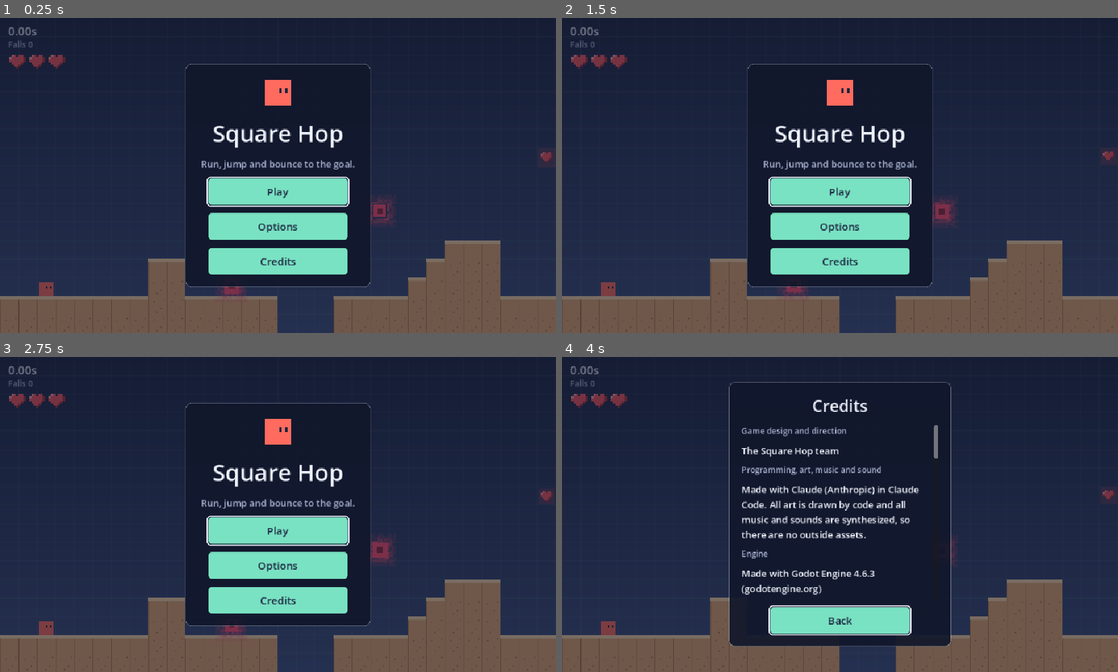
Above: before the commit, frames 1-4 (two rows, left to right).
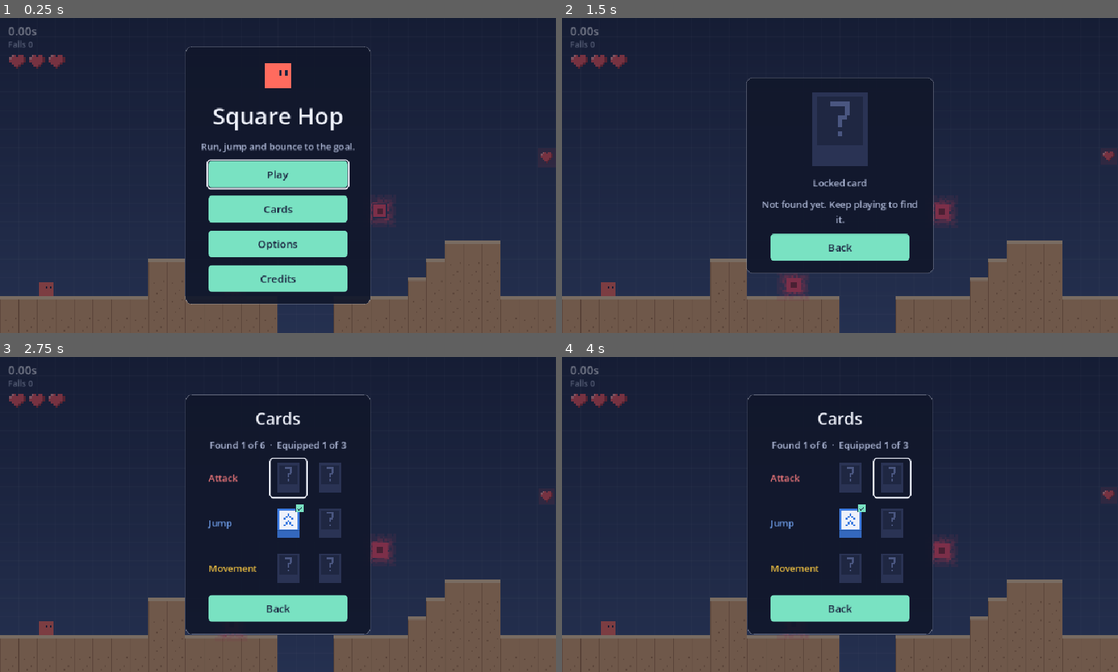
Above: after the commit, the same moments.

Repository: Wut-Lab/Gdtest
Game: Godot game, scene res://scenes/main.tscn
The game is run twice, just before and just after one commit, with the same random seed, the same clock (stepped at 60 frames per second) and the same inputs.
Inputs (mouse positions are in pixels of both pictures, inside the frame that each line leads up to):
- Up to frame 1 (0.25 s): no input
- Up to frame 2 (1.5 s): click (840, 210) at 0.5 s, where only the run after the commit has a clickable "Cards"; click (851, 137) at 1.27 s
- Up to frame 3 (2.75 s): click (278, 586) at 2 s, where only the run after the commit has a clickable "Back"
- Up to frame 4 (4 s): click (890, 476) at 2.77 s; click "Credits" (after the commit: "Back") at 3.5 s

The runs differ from the first frame. In frame 1, 10% of the frame differs, in the area x 33-67%, y 9-91%; in frame 2, 10%; in frame 3, 9.7%; in frame 4, 11%, in the area x 30-70%, y 7-92%.

Commit message:
Add saved card collection: Cards screen on the main menu, equip up to 3, found cards kept for good
New saves start with Double Jump. The bot plays with no cards.

Co-Authored-By: Claude Opus 5.5 <noreply@anthropic.com>
Claude-Session: https://claude.ai/code/session_013BExeNvw9cRKcGMw9Cx8kr

Diff:
--- /dev/null
+++ b/scripts/card_collection.gd
@@ -0,0 +1,70 @@
+class_name CardCollection
+extends RefCounted
+## The player's ability card collection, kept for good on this device.
+## owned: every card found so far. equipped: up to 3 of them, used on every run.
+## A new save starts with one free card (Double Jump) so the collection isn't empty.
+
+const PATH := "user://settings.cfg"
+const MAX_EQUIPPED := 3
+const STARTER := "double_jump"
+## Every card, grouped by type, in the order the collection screen shows them.
+const ALL := ["dash", "pound", "double_jump", "glide", "quick", "tele_hop"]
+
+static var owned: Array[String] = []
+static var equipped: Array[String] = []
+static var _loaded := false
+
+
+static func setup() -> void:
+	if _loaded:
+		return
+	_loaded = true
+	var cfg := ConfigFile.new()
+	if cfg.load(PATH) == OK and cfg.has_section_key("cards", "owned"):
+		owned.assign(cfg.get_value("cards", "owned", []))
+		equipped.assign(cfg.get_value("cards", "equipped", []))
+		owned = owned.filter(func(a: String) -> bool: return a in ALL)
+		equipped = equipped.filter(func(a: String) -> bool: return a in owned)
+	else:
+		owned.assign([STARTER])
+		equipped.assign([STARTER])
+		save()
+
+
+static func save() -> void:
+	var cfg := ConfigFile.new()
+	cfg.load(PATH)   # keep the other saved settings
+	cfg.set_value("cards", "owned", owned)
+	cfg.set_value("cards", "equipped", equipped)
+	cfg.save(PATH)
+
+
+static func owns(ability: String) -> bool:
+	return ability in owned
+
+
+static func is_equipped(ability: String) -> bool:
+	return ability in equipped
+
+
+## Adds a found card. Returns true if it's new. New cards are equipped if a slot is free.
+static func add(ability: String) -> bool:
+	if ability in owned:
+		return false
+	owned.append(ability)
+	if equipped.size() < MAX_EQUIPPED:
+		equipped.append(ability)
+	save()
+	return true
+
+
+## Equips or unequips an owned card. Returns false if all 3 slots are full.
+static func toggle_equip(ability: String) -> bool:
+	if ability in equipped:
+		equipped.erase(ability)
+	elif ability in owned and equipped.size() < MAX_EQUIPPED:
+		equipped.append(ability)
+	else:
+		return false
+	save()
+	return true
--- a/scripts/card_icon.gd
+++ b/scripts/card_icon.gd
@@ -2,10 +2,19 @@
 extends Control
 ## A card drawn in a menu: the card when something is equipped, or an empty outline.
 ## Big cards (card_scale above 1) also show the ability's name in their bottom bar.
+## Locked cards are a dark silhouette with a question mark; equipped ones get a green check.
 
 var ability := "":
 	set(v):
 		ability = v
+		queue_redraw()
+var locked := false:
+	set(v):
+		locked = v
+		queue_redraw()
+var equipped := false:
+	set(v):
+		equipped = v
 		queue_redraw()
 var card_scale := 1.0:
 	set(v):
@@ -21,8 +30,25 @@
 
 func _draw() -> void:
 	var c := size / 2.0
+	if locked:
+		draw_set_transform(c, 0.0, Vector2(card_scale, card_scale))
+		draw_rect(Rect2(-12, -16, 24, 32), Color("2a3354"))
+		draw_rect(Rect2(-10, -14, 20, 21), Color("1f2742"))
+		# A blocky question mark.
+		var q := Color("4a5680")
+		for r in [Rect2(-4, -12, 8, 2), Rect2(2, -10, 2, 4), Rect2(-1, -6, 4, 2), Rect2(-1, -4, 2, 3), Rect2(-1, 1, 2, 2)]:
+			draw_rect(r, q)
+		draw_set_transform(Vector2.ZERO)
+		return
 	if ability != "":
 		AbilityCard.draw_card(self, ability, c, card_scale, card_scale >= 2.5)
+		if equipped:
+			# Green check badge in the top-right corner.
+			var p := c + Vector2(12, -16) * card_scale
+			draw_rect(Rect2(p - Vector2(7, 7), Vector2(14, 14)), Color("1b2440"))
+			draw_rect(Rect2(p - Vector2(6, 6), Vector2(12, 12)), Color("79e2c2"))
+			for r in [Rect2(-4, 0, 2, 2), Rect2(-2, 2, 2, 2), Rect2(0, 0, 2, 2), Rect2(2, -2, 2, 2)]:
+				draw_rect(Rect2(p + r.position, r.size), Color("1b2440"))
 		return
 	# Empty slot: a dashed card outline.
 	var r := Rect2(c - Vector2(12, 16), Vector2(24, 32))
--- a/scripts/hud.gd
+++ b/scripts/hud.gd
@@ -107,7 +107,26 @@
 	retry_button.grab_focus()
 
 
-## Lists the ability cards collected this run.
+## A short message that floats in near the top of the screen and fades away.
+func toast(text: String) -> void:
+	var l := Label.new()
+	l.text = text
+	l.horizontal_alignment = HORIZONTAL_ALIGNMENT_CENTER
+	l.set_anchors_and_offsets_preset(Control.PRESET_CENTER_TOP)
+	l.offset_left = -240
+	l.offset_right = 240
+	l.offset_top = 70
+	l.add_theme_font_size_override("font_size", 20)
+	l.add_theme_color_override("font_outline_color", Color("1b2440"))
+	l.add_theme_constant_override("outline_size", 6)
+	add_child(l)
+	var tw := create_tween()
+	tw.tween_interval(2.2)
+	tw.tween_property(l, "modulate:a", 0.0, 0.6)
+	tw.tween_callback(l.queue_free)
+
+
+## Lists the ability cards equipped for this run.
 func set_cards(abilities: Array[String]) -> void:
 	var names := PackedStringArray()
 	for a in abilities:
--- a/scripts/main.gd
+++ b/scripts/main.gd
@@ -9,8 +9,6 @@
 const START_HEARTS := 3
 ## Heart pickups can take you above the starting amount, up to this.
 const MAX_HEARTS := 5
-## Ability cards equipped at once.
-const MAX_CARDS := 3
 
 @export var level_scene: PackedScene
 @export var player_scene: PackedScene
@@ -72,6 +70,7 @@
 ## or key press.
 func _start_music() -> void:
 	AudioSettings.setup()
+	CardCollection.setup()
 	var music := AudioStreamPlayer.new()
 	music.bus = AudioSettings.MUSIC_BUS
 	music.process_mode = Node.PROCESS_MODE_ALWAYS   # keeps playing in the pause menu
@@ -141,7 +140,7 @@
 	falls = 0
 	hits = 0
 	hearts = START_HEARTS
-	player.abilities.clear()   # cards last for one run, for now
+	player.abilities.assign(CardCollection.equipped)   # equipped from the collection
 	_show_abilities()
 	hud.set_hearts(hearts, START_HEARTS)
 	level.reset_pickups()
@@ -249,10 +248,14 @@
 
 
 func _on_card_collected(ability: String) -> void:
-	if ability not in player.abilities:
-		player.abilities.append(ability)
-		if player.abilities.size() > MAX_CARDS:
-			player.abilities.remove_at(0)   # only 3 equipped: the oldest card drops off
+	# Found cards join the collection for good. A new one is equipped now if a slot is free.
+	if CardCollection.add(ability):
+		var card_name: String = AbilityCard.NAMES[ability]
+		if CardCollection.is_equipped(ability):
+			player.abilities.assign(CardCollection.equipped)
+			hud.toast("New card: %s! Equipped." % card_name)
+		else:
+			hud.toast("New card: %s! Added to your collection." % card_name)
 	_show_abilities()
 
 
--- a/scripts/main_menu.gd
+++ b/scripts/main_menu.gd
@@ -1,7 +1,9 @@
 class_name MainMenu
 extends Control
 ## The title screen, shown when the game starts and after leaving a run.
-##   Main:    the player, the game's name, Play, Options, Credits
+##   Main:    the player, the game's name, Play, Cards, Options, Credits
+##   Cards:   the card collection: every card by type, locked ones as silhouettes
+##   Card:    one card up close, with what it does and Equip / Unequip
 ##   Credits: who and what made the game, and the engine's license
 ## Options opens the same Options page as the pause menu.
 
@@ -13,6 +15,13 @@
 
 var _pages := {}
 var _square: PlayerPreview
+var _count: Label
+var _icons := {}          # ability -> CardIcon in the collection grid
+var _big: CardIcon
+var _big_type: Label
+var _big_text: Label
+var _equip: Button
+var _shown := ""
 
 
 func _ready() -> void:
@@ -45,6 +54,7 @@
 	tagline.horizontal_alignment = HORIZONTAL_ALIGNMENT_CENTER
 	main.add_child(tagline)
 	_button(main, "Play", func() -> void: play_pressed.emit())
+	_button(main, "Cards", func() -> void: _open_collection())
 	_button(main, "Options", func() -> void: options_pressed.emit())
 	_button(main, "Credits", func() -> void: _show("Credits"))
 
@@ -75,7 +85,59 @@
 		+ "libraries; see godotengine.org/license.")
 	_button(credits, "Back", func() -> void: _show("Main"))
 
+	var cards := _page("Cards")
+	cards.add_child(_title("Cards"))
+	_count = Label.new()
+	_count.horizontal_alignment = HORIZONTAL_ALIGNMENT_CENTER
+	_count.add_theme_color_override("font_color", DIM)
+	cards.add_child(_count)
+	for type_name in ["attack", "jump", "movement"]:
+		var row := HBoxContainer.new()
+		row.add_theme_constant_override("separation", 12)
+		row.size_flags_horizontal = Control.SIZE_SHRINK_CENTER
+		var label := Label.new()
+		label.text = String(type_name).capitalize()
+		label.custom_minimum_size = Vector2(96, 0)
+		label.size_flags_vertical = Control.SIZE_SHRINK_CENTER
+		label.add_theme_color_override("font_color", AbilityCard.TYPE_COLORS[type_name].lightened(0.25))
+		row.add_child(label)
+		for a in CardCollection.ALL:
+			if AbilityCard.TYPES[a] != type_name:
+				continue
+			var b := Button.new()
+			b.flat = true
+			b.custom_minimum_size = Vector2(60, 64)
+			b.pressed.connect(_open_card.bind(a))
+			var icon := CardIcon.new()
+			icon.card_scale = 1.6
+			icon.ability = a
+			icon.set_anchors_and_offsets_preset(Control.PRESET_FULL_RECT)
+			b.add_child(icon)
+			row.add_child(b)
+			_icons[a] = icon
+		cards.add_child(row)
+	_button(cards, "Back", func() -> void: _show("Main"))
+
+	var card := _page("Card")
+	_big = CardIcon.new()
+	_big.card_scale = 4.0
+	_big.size_flags_horizontal = Control.SIZE_SHRINK_CENTER
+	card.add_child(_big)
+	_big_type = Label.new()
+	_big_type.horizontal_alignment = HORIZONTAL_ALIGNMENT_CENTER
+	card.add_child(_big_type)
+	_big_text = Label.new()
+	_big_text.autowrap_mode = TextServer.AUTOWRAP_WORD_SMART
+	_big_text.horizontal_alignment = HORIZONTAL_ALIGNMENT_CENTER
+	_big_text.custom_minimum_size = Vector2(280, 0)
+	_big_text.add_theme_color_override("font_color", DIM)
+	card.add_child(_big_text)
+	_equip = _button(card, "Equip", _toggle_equip)
+	_button(card, "Back", func() -> void: _open_collection())
+
 	panel.add_child(main)
+	panel.add_child(cards)
+	panel.add_child(card)
 	panel.add_child(credits)
 	open()
 
@@ -87,9 +149,64 @@
 
 
 func _unhandled_input(event: InputEvent) -> void:
-	if visible and event.is_action_pressed("ui_cancel") and _pages["Credits"].visible:
+	if not visible or not event.is_action_pressed("ui_cancel"):
+		return
+	if _pages["Card"].visible:
+		get_viewport().set_input_as_handled()
+		_open_collection()
+	elif _pages["Credits"].visible or _pages["Cards"].visible:
 		get_viewport().set_input_as_handled()
 		_show("Main")
+
+
+func _open_collection() -> void:
+	CardCollection.setup()
+	_count.text = "Found %d of %d  ·  Equipped %d of %d" % [CardCollection.owned.size(),
+		CardCollection.ALL.size(), CardCollection.equipped.size(), CardCollection.MAX_EQUIPPED]
+	for a in _icons:
+		_icons[a].locked = not CardCollection.owns(a)
+		_icons[a].equipped = CardCollection.is_equipped(a)
+	_show("Cards")
+	# Focus the card you were just looking at, or the first one.
+	_icons[_shown if _icons.has(_shown) else CardCollection.ALL[0]].get_parent().grab_focus()
+
+
+func _open_card(a: String) -> void:
+	_shown = a
+	var found := CardCollection.owns(a)
+	_big.ability = a
+	_big.locked = not found
+	var type_name: String = AbilityCard.TYPES[a]
+	_big_type.text = AbilityCard.TYPE_NAMES[type_name] if found else "Locked card"
+	_big_type.add_theme_color_override("font_color",
+		AbilityCard.TYPE_COLORS[type_name].lightened(0.25) if found else DIM)
+	_big_text.text = AbilityCard.DESCRIPTIONS[a] if found else "Not found yet. Keep playing to find it."
+	_equip.visible = found
+	_update_equip()
+	_show("Card")
+	if found:
+		_equip.grab_focus()
+
+
+func _update_equip() -> void:
+	var on := CardCollection.is_equipped(_shown)
+	var full := CardCollection.equipped.size() >= CardCollection.MAX_EQUIPPED
+	_big.equipped = on
+	_equip.text = "Unequip" if on else ("All 3 slots are full" if full else "Equip")
+	_equip.disabled = not on and full
+
+
+func _toggle_equip() -> void:
+	CardCollection.toggle_equip(_shown)
+	_update_equip()
+
+
+func _title(text: String) -> Label:
+	var l := Label.new()
+	l.text = text
+	l.theme_type_variation = "TitleLabel"
+	l.horizontal_alignment = HORIZONTAL_ALIGNMENT_CENTER
+	return l
 
 
 func _show(page_name: String) -> void:
--- a/tools/bot.gd
+++ b/tools/bot.gd
@@ -31,6 +31,7 @@
 func _physics_process(_d: float) -> bool:
 	frame += 1
 	if frame == 5:
+		CardCollection.equipped.clear()   # the bot plays with no ability cards (not saved)
 		main.new_run()
 		main.player.bounced.connect(func() -> void: bounces += 1)
 		main.player.wall_bounced.connect(func() -> void: wall_bounces += 1)
Not shown, added: scripts/card_collection.gd.uid
